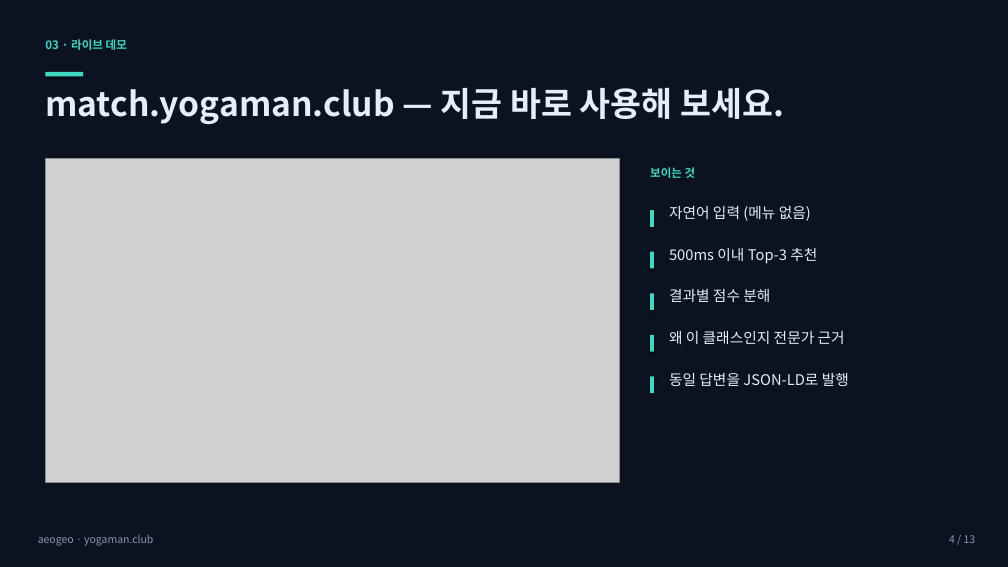
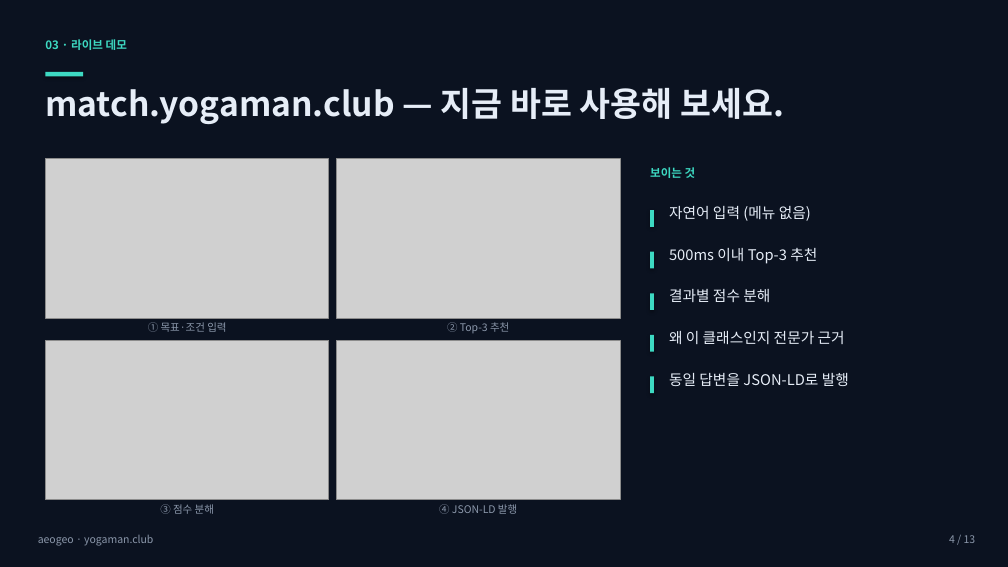
Before and after one commit to prgrms-aibe-devcourse/AIBE5_FinalProject_Team11, a slide deck: slide 4 of pitch/aeogeo_pitch_deck_ko.pptx. Drawn at 1008x567 pixels with LibreOffice and Linux fonts; fonts in the diff are those of the drawing; grey boxes stand for pictures. Boxes give left, top, right and bottom in pixels: in the first picture for what was removed or moved away, otherwise in the second. Text is boxed around its words. In the diff, an @@ line names an element or a change of style, - is before the commit and + after.

Commit message:
feat: add architecture diagram (SVG+PNG), yoga deck v2, gen_arch_diagram v2 with professional layout
- assets/architecture_diagram.svg: polished SVG with gradients, glow filters, diamond nodes
- assets/architecture_diagram.png: raster export for PPTX embedding (via matplotlib)
- scripts/gen_arch_diagram.py: rewritten v2 — evenly-spaced nodes, no floating side boxes, formula inline
- scripts/build_yoga_deck.py: dark yoga-earth theme deck (v1)
- scripts/build_yoga_deck_v2.py: DevBridge light pastel theme deck, 10 slides, embeds screenshots + arch diagram
- scripts/record_demo.py, run_demo_video.sh: demo recording helpers
- app/services/studio_agent.py: new studio agent service
- various app/frontend/pitch updates

```diff
--- a/pitch/aeogeo_pitch_deck_ko.pptx
+++ b/pitch/aeogeo_pitch_deck_ko.pptx
@@ picture added at (45, 159, 329, 318) @@
@@ picture: place and size @@
-picture at (45, 159, 620, 482)
+picture at (337, 159, 620, 318)
@@ text added at (148, 322, 226, 332), 10 pt, text #8B97AA @@
+① 목표·조건 입력
@@ text added at (447, 322, 509, 333), 10 pt, text #8B97AA @@
+② Top-3 추천
@@ picture added at (45, 340, 329, 500) @@
@@ picture added at (337, 340, 620, 500) @@
@@ text added at (160, 504, 214, 514), 10 pt, text #8B97AA @@
+③ 점수 분해
@@ text added at (439, 504, 517, 514), 10 pt, text #8B97AA @@
+④ JSON-LD 발행
```
Also in this commit, not shown: 34 other files.
